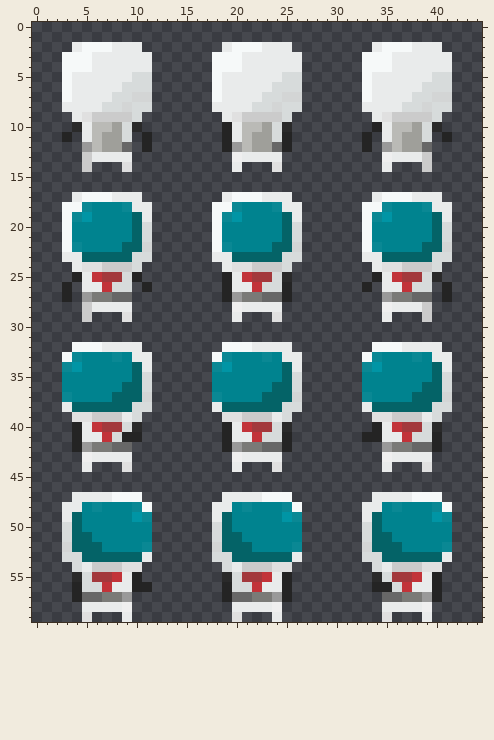
Two states of a pixel-art sprite, res/Character.png. This is how it looked before the edit.
The file is 45x60 pixels. Pixels under 10% opacity are left out. Colours within 5 levels of each other are drawn and written as one.
After the commit:
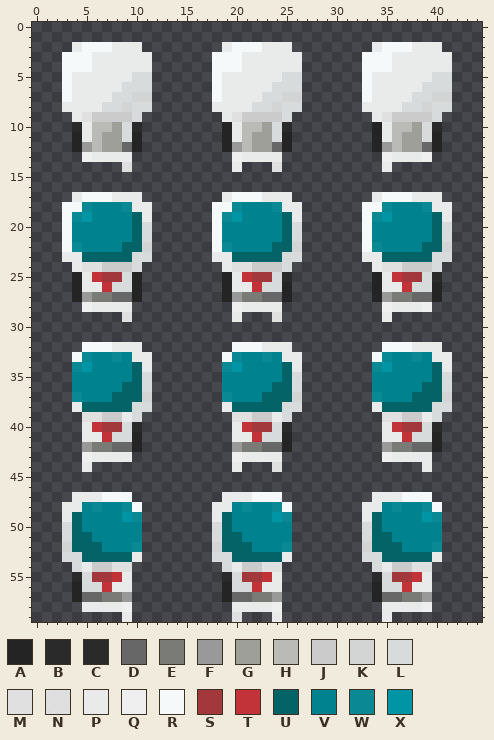
Palette (. is transparent): A #242424  B #292929f5  C #2a2a2a  D #676767  E #7a7a77  F #999999  G #9f9f9a  H #babab6  J #cbcbcb  K #d3d5d5  L #d7dbdb  M #e0e0e0  N #e5e5e5f5  P #e9ebeb  Q #efefef  R #f6f9f9  S #a3383c  T #c23339  U #046367  V #00838f  W #0a8894  X #0095a5
From old to new:
Changed rows in their new state; - is an unchanged pixel.
first column x 3:
11 .A-----A.---------------------.A-----A.
12 -A-----A.---------------------.A-----A-
13 --Q---------------------------------Q--
14 --.---------------------------------.--
first column x 3:
26 .A-----A.---------------------.A-----A.
27 .A-----A-----------------------A-----A.
28 --Q---------------------------------Q--
29 --.---------------------------------.--
32 -.--R-----------.--R-----------.--R----
33 .RW------------.RW------------.RW------
34 .WX------------.WX------------.WX------
35 .--------------.--------------.--------
36 .--------------.--------------.--------
37 .W-------------.W-------------.W-------
38 .P-------------.P-------------.P-------
39 -.-M------------.-M------------.-M-----
40 -.--------------.--------------.-------
41 -.----L---------.-------------..-------
42 -.-----A--------.----------------------
44 ------.-------------------------.---P--
47 ----R--.-----------R--.-----------R--.-
48 ------WR.------------WR.------------WR.
49 ------XW.------------XW.------------XW.
50 --------.--------------.--------------.
51 --------.--------------.--------------.
52 -------W.-------------W.-------------W.
53 -------P.-------------P.-------------P.
54 -----M-.------------M-.------------M-.-
55 -------.--------------.--------------.-
56 -------..-------------.---------L----.-
57 ----------------------.--------A-----.-
59 --.-----------------------------P---.--
